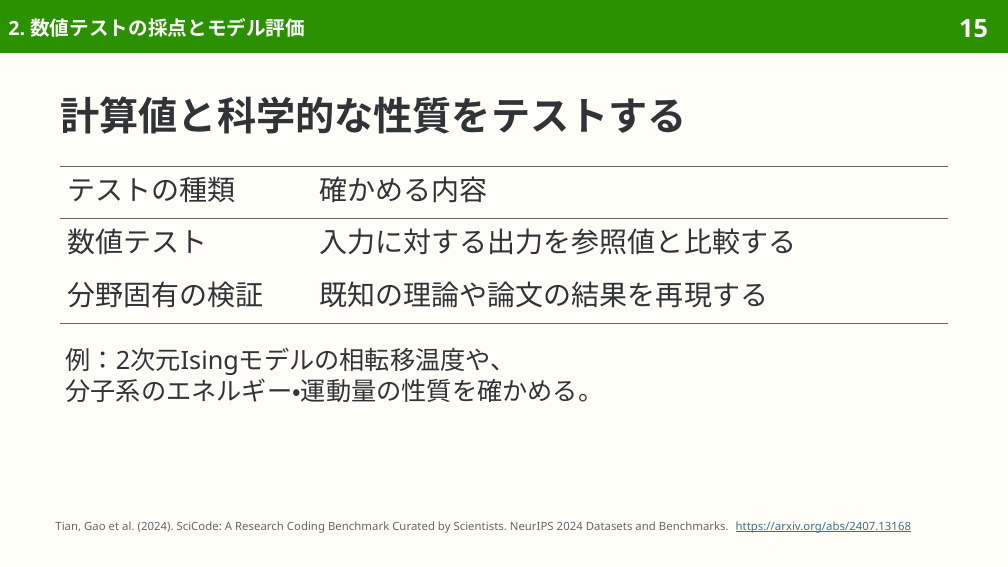
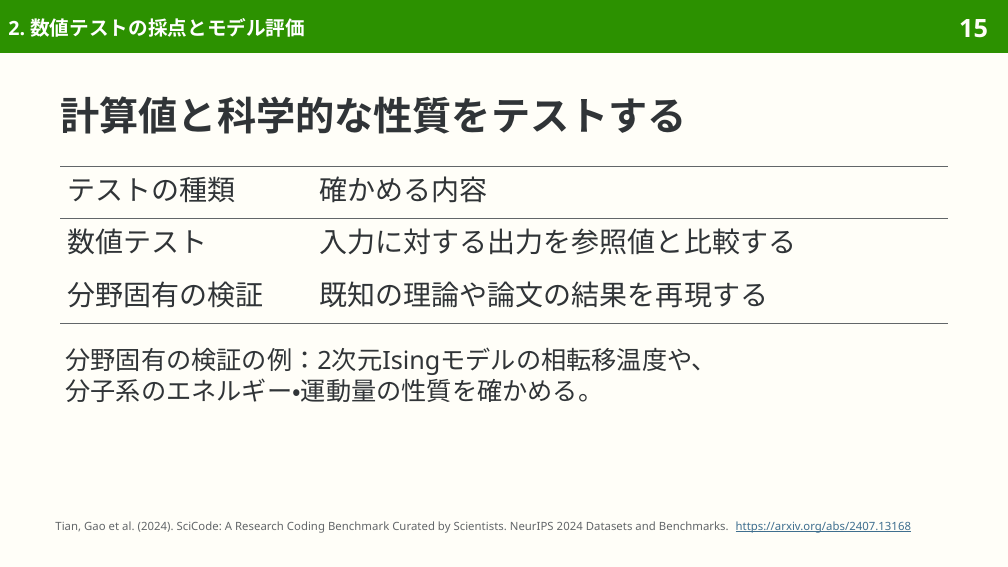
Before and after one commit to sasakiy84/datasets-in-10-minutes, a slide deck: slide 15 of slides/datasets-in-10-minutes-scicode.pptx. Drawn at 1008x567 pixels with LibreOffice and Linux fonts; fonts in the diff are those of the drawing. Boxes give left, top, right and bottom in pixels: in the first picture for what was removed or moved away, otherwise in the second. Text is boxed around its words. In the diff, an @@ line names an element or a change of style, - is before the commit and + after.

```diff
--- a/slides/datasets-in-10-minutes-scicode.pptx
+++ b/slides/datasets-in-10-minutes-scicode.pptx
@@ text at (65,347,716,375): text changed @@
-例：2次元Isingモデルの相転移温度や、
+分野固有の検証の例：2次元Isingモデルの相転移温度や、
```
Also in this commit, not shown: 10 other slides changed, 7 other files.
